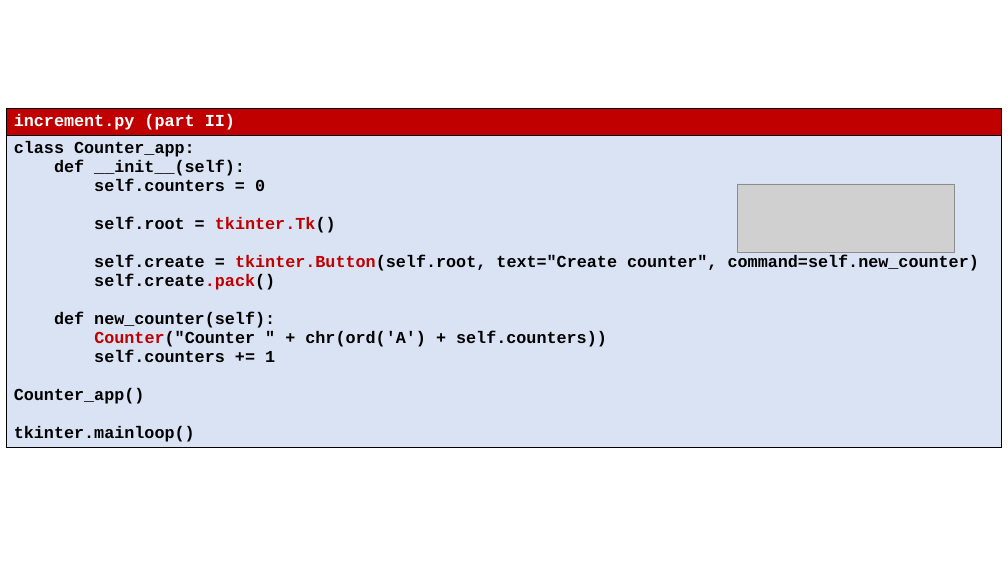
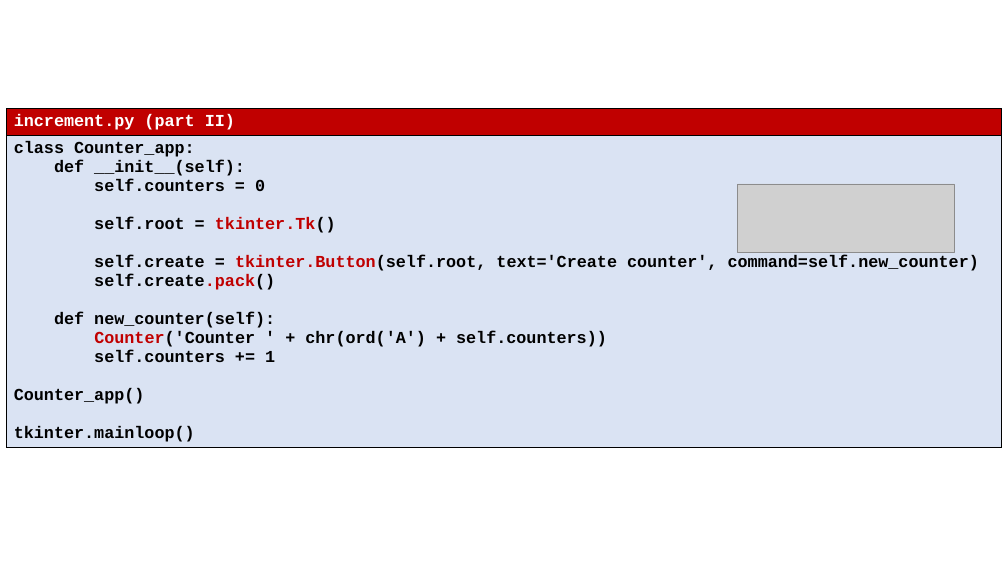
Before and after one commit to gsbrodal/gsbrodal.github.io, a slide deck: slide 12 of ipsa/slides/gui.pptx. Drawn at 1008x567 pixels with LibreOffice and Linux fonts; fonts in the diff are those of the drawing; grey boxes stand for pictures. Boxes give left, top, right and bottom in pixels: in the first picture for what was removed or moved away, otherwise in the second. Text is boxed around its words. In the diff, an @@ line names an element or a change of style, - is before the commit and + after.

```diff
--- a/ipsa/slides/gui.pptx
+++ b/ipsa/slides/gui.pptx
@@ table at bbox=[6, 109, 1002, 467] @@
@@ row 2, column 1: "class Counter_app: / def __init__(self): / self.counters = 0 / self.root = tkinter.Tk() / self.create = tkinter.Button(self.root, text="Create counter", command=self.new_counter) / self.create.pack() / def new_counter(self): / Counter("Counter " + chr(ord('A') + self.counters)) / self.counters += 1 / Counter_app() / tkinter.mainloop()" to "class Counter_app: / def __init__(self): / self.counters = 0 / self.root = tkinter.Tk() / self.create = tkinter.Button(self.root, text='Create counter', command=self.new_counter) / self.create.pack() / def new_counter(self): / Counter('Counter ' + chr(ord('A') + self.counters)) / self.counters += 1 / Counter_app() / tkinter.mainloop()" @@
```
Also in this commit, not shown: 8 other slides changed, 5 other files.
